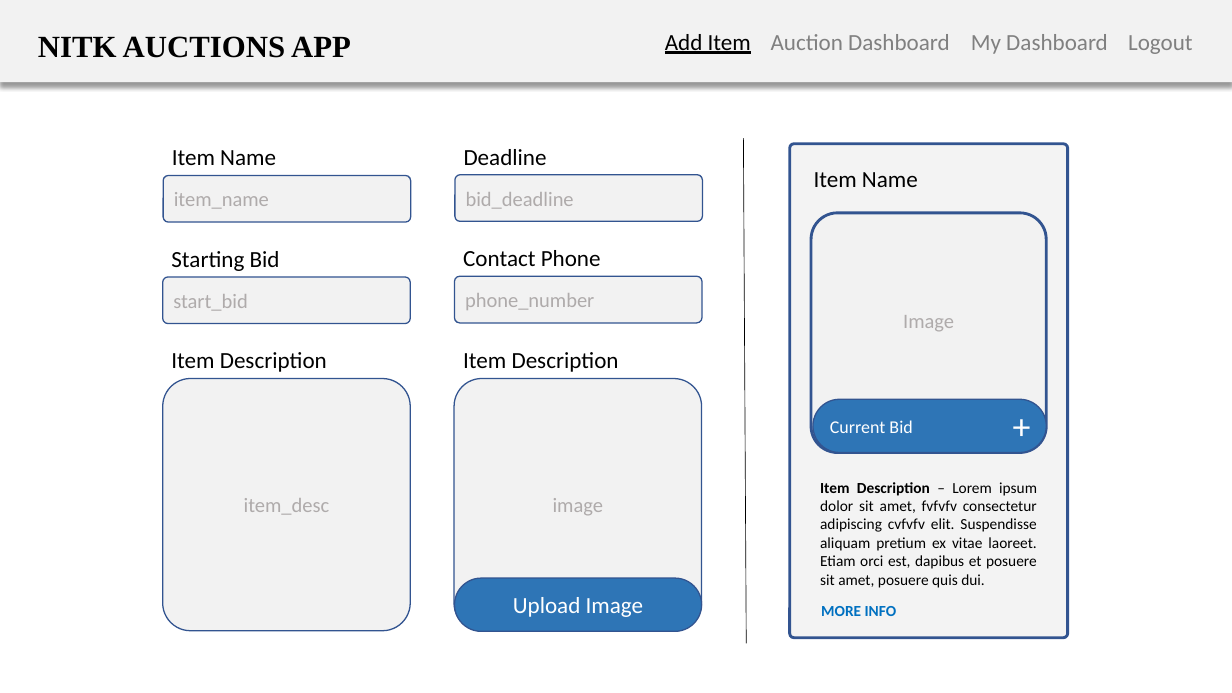
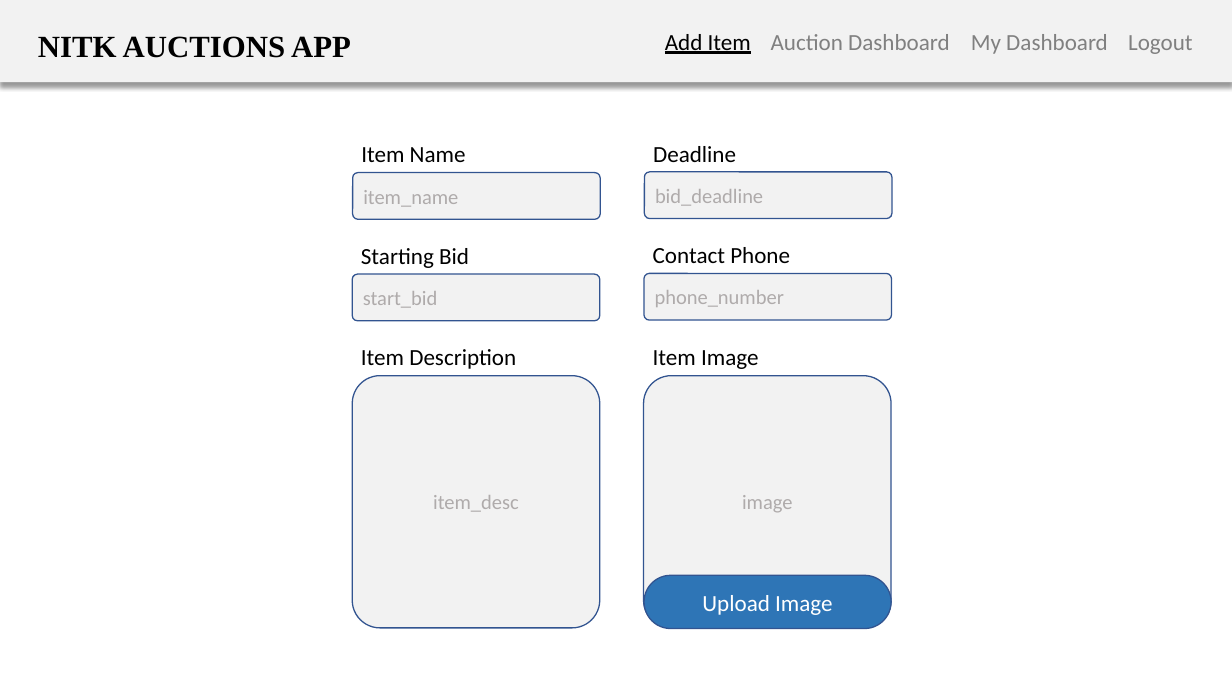
Before and after one commit to bigBrain1901/191CS124_MEN-Stack, a slide deck: slide 2 of Plan-of-Structure.pptx. Drawn at 1232x693 pixels with LibreOffice and Linux fonts; fonts in the diff are those of the drawing. Boxes give left, top, right and bottom in pixels: in the first picture for what was removed or moved away, otherwise in the second. Text is boxed around its words. In the diff, an @@ line names an element or a change of style, - is before the commit and + after.

```diff
--- a/Plan-of-Structure.pptx
+++ b/Plan-of-Structure.pptx
@@ 6 rounded rectangles, 3 texts: place and size @@
-6 rounded rectangles, 3 texts at (163, 149, 702, 632)
+6 rounded rectangles, 3 texts at (352, 146, 892, 629)
@@ line removed from (744, 139) to (747, 643) @@
@@ rounded rectangle removed at (790, 144, 1068, 639) @@
@@ text removed at (814, 172, 918, 187) @@
-Item Name
@@ 2 texts, 1 rounded rectangle: place and size @@
-2 texts, 1 rounded rectangle at (171, 250, 702, 323)
+2 texts, 1 rounded rectangle at (361, 247, 892, 320)
@@ rounded rectangle removed at (811, 213, 1047, 452) @@
-Image
@@ text at (653, 350, 758, 369): text changed @@
-Item Description
+Item Image
@@ rounded rectangle removed at (813, 399, 1047, 453) @@
-Current Bid
@@ text removed at (1004, 399, 1041, 452) @@
-+
@@ text removed at (820, 482, 1037, 588) @@
-Item Description – Lorem ipsum dolor sit amet, fvfvfv consectetur adipiscing cvfvfv elit. Suspendisse aliquam pretium ex vitae laoreet. Etiam orci est, dapibus et posuere sit amet, posuere quis dui.
@@ text removed at (821, 606, 897, 616) @@
-MORE INFO
```
Also in this commit, not shown: 1 other slide changed, 16 other files.
